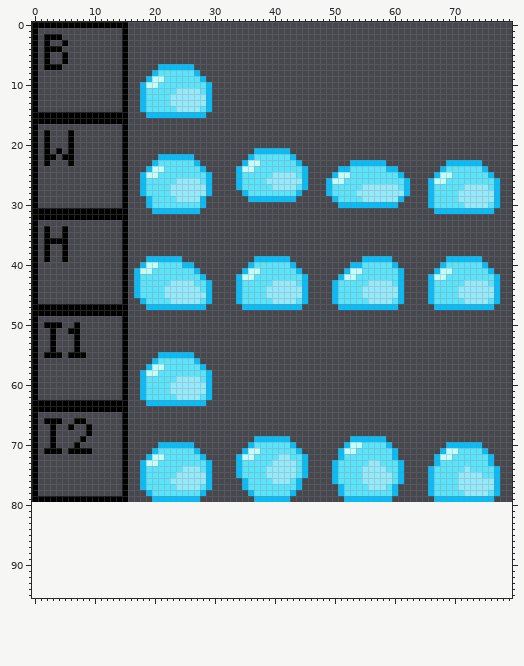
Two states of a sprite sheet, grafiki_prototype/Acrepi/enemies/slime-sheet.png. The picture above was drawn from the file before the commit.
The file is 80x80 pixels. The old version is drawn lined up with the new one, on the new canvas.
Now the later version:
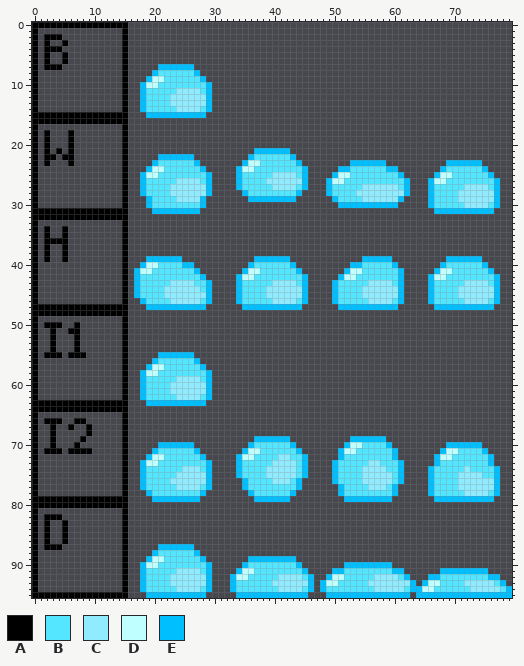
Palette (. is transparent): A #000000  B #55e6ff  C #91ebff  D #bfffff  E #00bfff
Diff:
canvas 80x80 -> 80x96
@@ x 0..79 @@
 79 AAAAAAAAAAAAAAAA....EEEEEEEE.........EEEEEE.........EEEEEEEE.......EEEEEEEEEE...
-80 ................................................................................
-81 ................................................................................
-82 ................................................................................
-83 ................................................................................
-84 ................................................................................
-85 ................................................................................
-86 ................................................................................
-87 ................................................................................
-88 ................................................................................
-89 ................................................................................
-90 ................................................................................
-91 ................................................................................
-92 ................................................................................
-93 ................................................................................
-94 ................................................................................
-95 ................................................................................
+80 AAAAAAAAAAAAAAAA................................................................
+81 A..............A................................................................
+82 A.AAA..........A................................................................
+83 A.A..A.........A................................................................
+84 A.A..A.........A................................................................
+85 A.A..A.........A................................................................
+86 A.A..A.........A................................................................
+87 A.AAA..........A.....EEEEEE.....................................................
+88 A..............A....EBBBBBBE....................................................
+89 A..............A...EDDBBBBBBE.......EEEEEEEE....................................
+90 A..............A..EDDBBBBBBBBE.....EBBBBBBBBE.......EEEEEEEE....................
+91 A..............A..EBBBBBCCCCBE....EDDBBBBBBBBE....EEBBBBBBBBEE......EEEEEEEE....
+92 A..............A..EBBBBCCCCCCE...EDDBBBBBCCCCBE..EDDBBBBBCCCCBE...EEBBBBBBBBEE..
+93 A..............A..EBBBBCCCCCCE...EBBBBBBCCCCCCE.EDDBBBBBCCCCCCCE.EDDBBBBCCCCCBE.
+94 A..............A..EBBBBBCCCCBE...EBBBBBBBCCCCBE.EBBBBBBBBCCCCCBEEDDBBBBBBCCCCCBE
+95 AAAAAAAAAAAAAAAA...EEEEEEEEEE.....EEEEEEEEEEEE...EEEEEEEEEEEEEE.EEEEEEEEEEEEEEEE
Where, in picture pixels (left, top, right, bottom), the same in both pictures:
added: (32, 502, 212, 598)
added: (230, 556, 512, 598)
